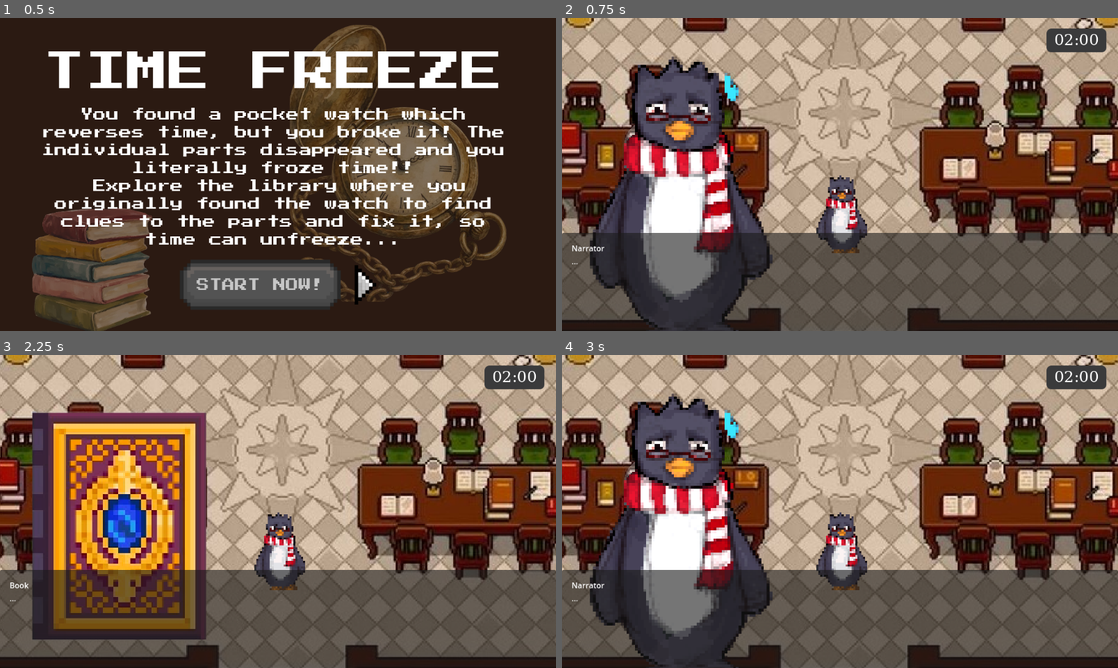
Above: before the commit, frames 1-4 (two rows, left to right).
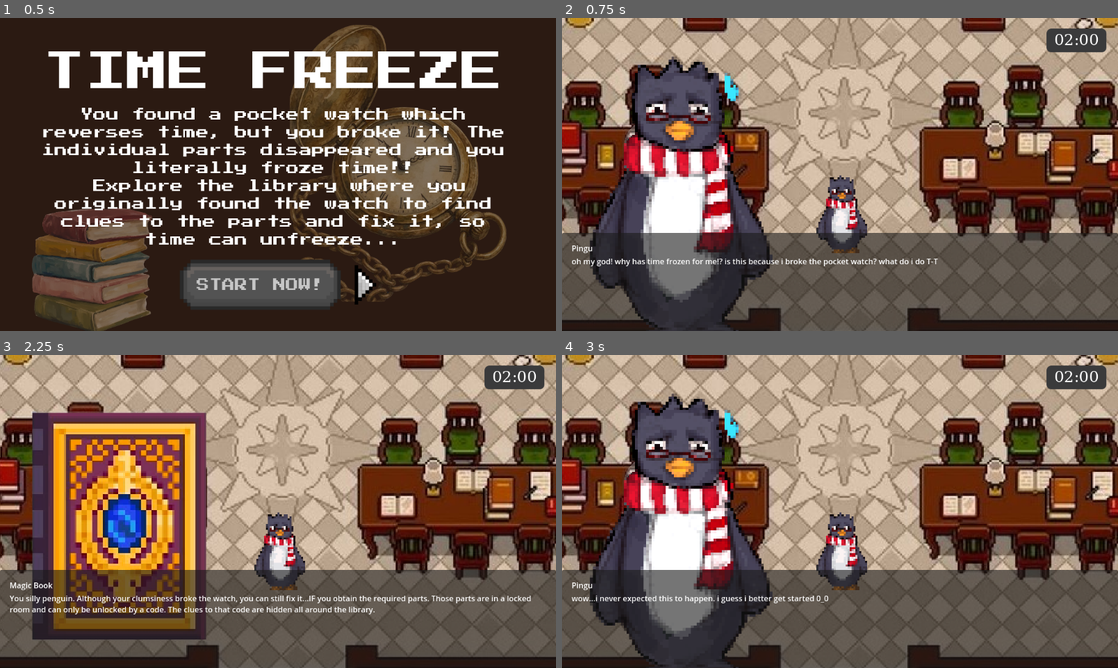
Above: after the commit, the same moments.

Repository: TanviMukka/freeze
Game: Godot game, scene res://start_screen.tscn
The game is run twice, just before and just after one commit, with the same random seed, the same clock (stepped at 60 frames per second) and the same inputs.
Inputs (mouse positions are in pixels of both pictures, inside the frame that each line leads up to):
- Up to frame 1 (0.5 s): no input
- Up to frame 2 (0.75 s): click (817, 287) at 0.5 s
- Up to frame 3 (2.25 s): click (83, 486) at 1.25 s; tap Enter at 2 s; hold Right (ui_right) from 2.03 s (still down); hold Space (advance_dialogue) from 2.03 s (still down)
- Up to frame 4 (3 s): release Right (ui_right) at 2.78 s; release Space (advance_dialogue) at 2.78 s; hold Down (ui_down) from 2.78 s (still down); tap Space (advance_dialogue) at 2.85 s

Frame 1 is identical in both runs. In frame 2, 0.6% of the frame differs, in the area x 1-68%, y 72-80%; in frame 3, 1.5%, in the area x 1-96%, y 72-83%; in frame 4, 0.5%.

Commit message:
commit_12

Diff:
--- a/intro_dialogue.gd
+++ b/intro_dialogue.gd
@@ -9,14 +9,14 @@
 
 # Map character names to their portrait images (replace with your actual file paths)
 var character_portraits = {
-	"Narrator": preload("res://pixel_art_large.png"),
-	"Book": preload("res://pixelBook.png")
+	"Pingu": preload("res://pixel_art_large.png"),
+	"Magic Book": preload("res://pixelBook.png")
 }
 
 var dialogue_lines = [
-	{"name": "Narrator", "text": "..."},
-	{"name": "Book", "text": "..."},
-	{"name": "Narrator", "text": "..."}
+	{"name": "Pingu", "text": "oh my god! why has time frozen for me!? is this because i broke the pocket watch? what do i do T-T"},
+	{"name": "Magic Book", "text": "You silly penguin. Although your clumsiness broke the watch, you can still fix it...IF you obtain the required parts. Those parts are in a locked room and can only be unlocked by a code. The clues to that code are hidden all around the library."},
+	{"name": "Pingu", "text": "wow...i never expected this to happen. i guess i better get started 0_0"}
 ]
 
 var current_index = 0
--- a/main.tscn
+++ b/main.tscn
@@ -35,6 +35,15 @@
 subpixel_positioning = 0
 msdf_pixel_range = 14
 msdf_size = 128
+cache/0/variation_coordinates = {}
+cache/0/face_index = 0
+cache/0/embolden = 0.0
+cache/0/transform = Transform2D(1, 0, 0, 1, 0, 0)
+cache/0/spacing_top = 0
+cache/0/spacing_bottom = 0
+cache/0/spacing_space = 0
+cache/0/spacing_glyph = 0
+cache/0/baseline_offset = 0.0
 cache/0/16/0/ascent = 0.0
 cache/0/16/0/descent = 0.0
 cache/0/16/0/underline_position = 0.0
@@ -145,19 +154,19 @@
 [sub_resource type="RectangleShape2D" id="RectangleShape2D_xg56f"]
 size = Vector2(45, 54)
 
-[node name="Node2D2" type="Node2D"]
+[node name="Node2D2" type="Node2D" unique_id=1277629698]
 position = Vector2(-336, -345)
 script = SubResource("GDScript_w48qg")
 
-[node name="Background2" type="Sprite2D" parent="."]
+[node name="Background2" type="Sprite2D" parent="." unique_id=460172590]
 position = Vector2(916, 735.00006)
 scale = Vector2(1, 1.3556231)
 texture = ExtResource("1_yaehf")
 
-[node name="Timer" type="CanvasLayer" parent="."]
+[node name="Timer" type="CanvasLayer" parent="." unique_id=559692212]
 script = ExtResource("1_5vw27")
 
-[node name="TimerPanel" type="PanelContainer" parent="Timer"]
+[node name="TimerPanel" type="PanelContainer" parent="Timer" unique_id=501268701]
 anchors_preset = 1
 anchor_left = 1.0
 anchor_right = 1.0
@@ -168,35 +177,35 @@
 grow_horizontal = 0
 theme_override_styles/panel = SubResource("StyleBoxFlat_5vw27")
 
-[node name="TimerLabel" type="Label" parent="Timer/TimerPanel"]
+[node name="TimerLabel" type="Label" parent="Timer/TimerPanel" unique_id=1184130250]
 layout_mode = 2
 theme_override_fonts/font = SubResource("FontFile_kek77")
 theme_override_font_sizes/font_size = 32
 
-[node name="Background" type="Sprite2D" parent="."]
+[node name="Background" type="Sprite2D" parent="." unique_id=1584643001]
 position = Vector2(931, 737)
 texture = ExtResource("1_272bh")
 
-[node name="Player" type="CharacterBody2D" parent="."]
+[node name="Player" type="CharacterBody2D" parent="." unique_id=1917261243]
 position = Vector2(897, 897.00006)
 scale = Vector2(0.7, 0.7)
 script = ExtResource("1_0xm2m")
 
-[node name="Camera2D" type="Camera2D" parent="Player"]
+[node name="Camera2D" type="Camera2D" parent="Player" unique_id=1425059351]
 position = Vector2(42, 13)
 zoom = Vector2(2.5, 2.5)
 
-[node name="Sprite2D" type="Sprite2D" parent="Player"]
+[node name="Sprite2D" type="Sprite2D" parent="Player" unique_id=1527252545]
 position = Vector2(44, 60)
 scale = Vector2(2.3, 2.3)
 texture = ExtResource("4_ycdy4")
 
-[node name="CollisionShape2D" type="CollisionShape2D" parent="Player"]
+[node name="CollisionShape2D" type="CollisionShape2D" parent="Player" unique_id=1835780881]
 visible = false
 position = Vector2(45, 61)
 shape = SubResource("RectangleShape2D_imckf")
 
-[node name="SafeButton" type="TextureButton" parent="."]
+[node name="SafeButton" type="TextureButton" parent="." unique_id=2083375682]
 offset_left = 755.0
 offset_top = 487.0
 offset_right = 986.0
@@ -204,7 +213,7 @@
 scale = Vector2(0.05, 0.05)
 texture_normal = ExtResource("5_ycdy4")
 
-[node name="RiddleBook" type="TextureButton" parent="."]
+[node name="RiddleBook" type="TextureButton" parent="." unique_id=2040713754]
 offset_left = 729.0
 offset_top = 849.0
 offset_right = 1469.0
@@ -212,7 +221,7 @@
 scale = Vector2(0.1, 0.1)
 texture_normal = ExtResource("7_272bh")
 
-[node name="DeskButton" type="TextureButton" parent="."]
+[node name="DeskButton" type="TextureButton" parent="." unique_id=1473608210]
 offset_left = 900.0
 offset_top = 645.0
 offset_right = 1640.0
@@ -220,7 +229,7 @@
 scale = Vector2(0.08, 0.08)
 texture_normal = ExtResource("7_272bh")
 
-[node name="FridgeButton" type="TextureButton" parent="."]
+[node name="FridgeButton" type="TextureButton" parent="." unique_id=444145618]
 visible = false
 offset_left = 1186.0
 offset_top = 766.0
@@ -229,7 +238,7 @@
 scale = Vector2(0.5, 0.5)
 texture_normal = ExtResource("6_7mycd")
 
-[node name="BucketButton" type="TextureButton" parent="."]
+[node name="BucketButton" type="TextureButton" parent="." unique_id=433939652]
 visible = false
 offset_left = 1132.0
 offset_top = 473.99997
@@ -238,167 +247,167 @@
 scale = Vector2(0.8, 0.8)
 texture_normal = ExtResource("7_5vw27")
 
-[node name="StaticBody2D" type="StaticBody2D" parent="."]
+[node name="StaticBody2D" type="StaticBody2D" parent="." unique_id=2023411837]
 visible = false
 position = Vector2(205, 778)
 
-[node name="CollisionShape2D" type="CollisionShape2D" parent="StaticBody2D"]
+[node name="CollisionShape2D" type="CollisionShape2D" parent="StaticBody2D" unique_id=546818760]
 position = Vector2(726, 251)
 shape = SubResource("RectangleShape2D_hmxci")
 
-[node name="CollisionShape2D2" type="CollisionShape2D" parent="StaticBody2D"]
+[node name="CollisionShape2D2" type="CollisionShape2D" parent="StaticBody2D" unique_id=902517628]
 position = Vector2(821, -286)
 shape = SubResource("RectangleShape2D_v1t7b")
 
-[node name="CollisionShape2D3" type="CollisionShape2D" parent="StaticBody2D"]
+[node name="CollisionShape2D3" type="CollisionShape2D" parent="StaticBody2D" unique_id=516862851]
 position = Vector2(430.5, -291)
 shape = SubResource("RectangleShape2D_4c57u")
 
-[node name="CollisionShape2D4" type="CollisionShape2D" parent="StaticBody2D"]
+[node name="CollisionShape2D4" type="CollisionShape2D" parent="StaticBody2D" unique_id=1195995446]
 position = Vector2(524.25, -306)
 shape = SubResource("RectangleShape2D_q1vgj")
 
-[node name="CollisionShape2D5" type="CollisionShape2D" parent="StaticBody2D"]
+[node name="CollisionShape2D5" type="CollisionShape2D" parent="StaticBody2D" unique_id=1760974806]
 position = Vector2(395.5, -88.5)
 shape = SubResource("RectangleShape2D_kt5io")
 
-[node name="CollisionShape2D6" type="CollisionShape2D" parent="StaticBody2D"]
+[node name="CollisionShape2D6" type="CollisionShape2D" parent="StaticBody2D" unique_id=692011912]
 position = Vector2(378, -213)
 shape = SubResource("RectangleShape2D_bohkw")
 
-[node name="CollisionShape2D7" type="CollisionShape2D" parent="StaticBody2D"]
+[node name="CollisionShape2D7" type="CollisionShape2D" parent="StaticBody2D" unique_id=2093179939]
 position = Vector2(393, 177.75)
 shape = SubResource("RectangleShape2D_np3j1")
 
-[node name="CollisionShape2D8" type="CollisionShape2D" parent="StaticBody2D"]
+[node name="CollisionShape2D8" type="CollisionShape2D" parent="StaticBody2D" unique_id=688105599]
 position = Vector2(377.75, 58.25)
 shape = SubResource("RectangleShape2D_bp2ka")
 
-[node name="CollisionShape2D9" type="CollisionShape2D" parent="StaticBody2D"]
+[node name="CollisionShape2D9" type="CollisionShape2D" parent="StaticBody2D" unique_id=1249548316]
 position = Vector2(432.25, 220)
 shape = SubResource("RectangleShape2D_qshme")
 
-[node name="CollisionShape2D10" type="CollisionShape2D" parent="StaticBody2D"]
+[node name="CollisionShape2D10" type="CollisionShape2D" parent="StaticBody2D" unique_id=9558714]
 position = Vector2(1035.8125, 220)
 shape = SubResource("RectangleShape2D_yknng")
 
-[node name="CollisionShape2D11" type="CollisionShape2D" parent="StaticBody2D"]
+[node name="CollisionShape2D11" type="CollisionShape2D" parent="StaticBody2D" unique_id=341972285]
 position = Vector2(1056.5, 153)
 shape = SubResource("RectangleShape2D_2ll1n")
 
-[node name="CollisionShape2D12" type="CollisionShape2D" parent="StaticBody2D"]
+[node name="CollisionShape2D12" type="CollisionShape2D" parent="StaticBody2D" unique_id=1228874151]
 position = Vector2(1070.75, -62)
 shape = SubResource("RectangleShape2D_3asai")
 
-[node name="CollisionShape2D13" type="CollisionShape2D" parent="StaticBody2D"]
+[node name="CollisionShape2D13" type="CollisionShape2D" parent="StaticBody2D" unique_id=171595267]
 position = Vector2(1049.5, -53.75)
 shape = SubResource("RectangleShape2D_0iuut")
 
-[node name="CollisionShape2D14" type="CollisionShape2D" parent="StaticBody2D"]
+[node name="CollisionShape2D14" type="CollisionShape2D" parent="StaticBody2D" unique_id=1743606498]
 position = Vector2(552.25, -81.25)
 shape = SubResource("RectangleShape2D_5c4dk")
 
-[node name="CollisionShape2D15" type="CollisionShape2D" parent="StaticBody2D"]
+[node name="CollisionShape2D15" type="CollisionShape2D" parent="StaticBody2D" unique_id=1818312185]
 position = Vector2(497.90625, -32.625)
 shape = SubResource("RectangleShape2D_d02fq")
 
-[node name="CollisionShape2D16" type="CollisionShape2D" parent="StaticBody2D"]
+[node name="CollisionShape2D16" type="CollisionShape2D" parent="StaticBody2D" unique_id=367403440]
 position = Vector2(548.5, -134.75)
 shape = SubResource("RectangleShape2D_en3dd")
 
-[node name="CollisionShape2D17" type="CollisionShape2D" parent="StaticBody2D"]
+[node name="CollisionShape2D17" type="CollisionShape2D" parent="StaticBody2D" unique_id=809580496]
 position = Vector2(609, -36)
 shape = SubResource("RectangleShape2D_3xecy")
 
-[node name="CollisionShape2D18" type="CollisionShape2D" parent="StaticBody2D"]
+[node name="CollisionShape2D18" type="CollisionShape2D" parent="StaticBody2D" unique_id=805405694]
 position = Vector2(897.25, -82)
 shape = SubResource("RectangleShape2D_47f7k")
 
-[node name="CollisionShape2D19" type="CollisionShape2D" parent="StaticBody2D"]
+[node name="CollisionShape2D19" type="CollisionShape2D" parent="StaticBody2D" unique_id=1374176533]
 position = Vector2(841.5, -38)
 shape = SubResource("RectangleShape2D_e1jri")
 
-[node name="CollisionShape2D20" type="CollisionShape2D" parent="StaticBody2D"]
+[node name="CollisionShape2D20" type="CollisionShape2D" parent="StaticBody2D" unique_id=2052705014]
 position = Vector2(950, -36.25)
 shape = SubResource("RectangleShape2D_n68bw")
 
-[node name="CollisionShape2D21" type="CollisionShape2D" parent="StaticBody2D"]
+[node name="CollisionShape2D21" type="CollisionShape2D" parent="StaticBody2D" unique_id=1083213198]
 position = Vector2(902, -135.5)
 shape = SubResource("RectangleShape2D_0q5yt")
 
-[node name="CollisionShape2D22" type="CollisionShape2D" parent="StaticBody2D"]
+[node name="CollisionShape2D22" type="CollisionShape2D" parent="StaticBody2D" unique_id=1747134403]
 position = Vector2(726, -135)
 shape = SubResource("RectangleShape2D_2ybw7")
 
-[node name="CollisionShape2D23" type="CollisionShape2D" parent="StaticBody2D"]
+[node name="CollisionShape2D23" type="CollisionShape2D" parent="StaticBody2D" unique_id=1624412024]
 position = Vector2(724.5, -84.5)
 shape = SubResource("RectangleShape2D_kaimk")
 
-[node name="CollisionShape2D24" type="CollisionShape2D" parent="StaticBody2D"]
+[node name="CollisionShape2D24" type="CollisionShape2D" parent="StaticBody2D" unique_id=607243775]
 position = Vector2(570, 114.5)
 shape = SubResource("RectangleShape2D_4t0fq")
 
-[node name="CollisionShape2D25" type="CollisionShape2D" parent="StaticBody2D"]
+[node name="CollisionShape2D25" type="CollisionShape2D" parent="StaticBody2D" unique_id=987811660]
 position = Vector2(508.625, 73)
 shape = SubResource("RectangleShape2D_iqd64")
 
-[node name="CollisionShape2D26" type="CollisionShape2D" parent="StaticBody2D"]
+[node name="CollisionShape2D26" type="CollisionShape2D" parent="StaticBody2D" unique_id=1937873107]
 position = Vector2(563, 65.1875)
 shape = SubResource("RectangleShape2D_fn07s")
 
-[node name="CollisionShape2D27" type="CollisionShape2D" parent="StaticBody2D"]
+[node name="CollisionShape2D27" type="CollisionShape2D" parent="StaticBody2D" unique_id=916553101]
 position = Vector2(620, 70.5)
 shape = SubResource("RectangleShape2D_xjguw")
 
-[node name="CollisionShape2D28" type="CollisionShape2D" parent="StaticBody2D"]
+[node name="CollisionShape2D28" type="CollisionShape2D" parent="StaticBody2D" unique_id=409057217]
 position = Vector2(519, 153.5)
 shape = SubResource("RectangleShape2D_xxohg")
 
-[node name="CollisionShape2D29" type="CollisionShape2D" parent="StaticBody2D"]
+[node name="CollisionShape2D29" type="CollisionShape2D" parent="StaticBody2D" unique_id=2003071038]
 position = Vector2(568, 153.5)
 shape = SubResource("RectangleShape2D_rp2pi")
 
-[node name="CollisionShape2D30" type="CollisionShape2D" parent="StaticBody2D"]
+[node name="CollisionShape2D30" type="CollisionShape2D" parent="StaticBody2D" unique_id=694915411]
 position = Vector2(621, 152.25)
 shape = SubResource("RectangleShape2D_fbw3r")
 
-[node name="CollisionShape2D31" type="CollisionShape2D" parent="StaticBody2D"]
+[node name="CollisionShape2D31" type="CollisionShape2D" parent="StaticBody2D" unique_id=1132269261]
 position = Vector2(625, -130.25)
 shape = SubResource("RectangleShape2D_p25vw")
 
-[node name="CollisionShape2D32" type="CollisionShape2D" parent="StaticBody2D"]
+[node name="CollisionShape2D32" type="CollisionShape2D" parent="StaticBody2D" unique_id=899251473]
 position = Vector2(827.5, -131)
 shape = SubResource("RectangleShape2D_xg56f")
 
-[node name="CollisionShape2D33" type="CollisionShape2D" parent="StaticBody2D"]
+[node name="CollisionShape2D33" type="CollisionShape2D" parent="StaticBody2D" unique_id=1827172570]
 position = Vector2(881, 114)
 shape = SubResource("RectangleShape2D_4t0fq")
 
-[node name="CollisionShape2D34" type="CollisionShape2D" parent="StaticBody2D"]
+[node name="CollisionShape2D34" type="CollisionShape2D" parent="StaticBody2D" unique_id=1864299818]
 position = Vector2(822, 74)
 shape = SubResource("RectangleShape2D_iqd64")
 
-[node name="CollisionShape2D35" type="CollisionShape2D" parent="StaticBody2D"]
+[node name="CollisionShape2D35" type="CollisionShape2D" parent="StaticBody2D" unique_id=934334427]
 position = Vector2(875, 65)
 shape = SubResource("RectangleShape2D_fn07s")
 
-[node name="CollisionShape2D36" type="CollisionShape2D" parent="StaticBody2D"]
+[node name="CollisionShape2D36" type="CollisionShape2D" parent="StaticBody2D" unique_id=741178180]
 position = Vector2(933, 72)
 shape = SubResource("RectangleShape2D_xjguw")
 
-[node name="CollisionShape2D37" type="CollisionShape2D" parent="StaticBody2D"]
+[node name="CollisionShape2D37" type="CollisionShape2D" parent="StaticBody2D" unique_id=1770573978]
 position = Vector2(832, 152)
 shape = SubResource("RectangleShape2D_rp2pi")
 
-[node name="CollisionShape2D38" type="CollisionShape2D" parent="StaticBody2D"]
+[node name="CollisionShape2D38" type="CollisionShape2D" parent="StaticBody2D" unique_id=1325707747]
 position = Vector2(883, 154)
 shape = SubResource("RectangleShape2D_xxohg")
 
-[node name="CollisionShape2D39" type="CollisionShape2D" parent="StaticBody2D"]
+[node name="CollisionShape2D39" type="CollisionShape2D" parent="StaticBody2D" unique_id=1537493110]
 position = Vector2(934, 153)
 shape = SubResource("RectangleShape2D_fbw3r")
 
-[node name="Book1" type="Button" parent="."]
+[node name="Book1" type="Button" parent="." unique_id=1467274254]
 self_modulate = Color(0.95686275, 0.95686275, 0.95686275, 0)
 offset_left = 774.0
 offset_top = 733.0
@@ -406,7 +415,7 @@
 offset_bottom = 750.0
 script = ExtResource("9_4c57u")
 
-[node name="Book2" type="Button" parent="."]
+[node name="Book2" type="Button" parent="." unique_id=1916945132]
 self_modulate = Color(1, 1, 1, 0)
 offset_left = 637.0
 offset_top = 974.0
@@ -414,7 +423,7 @@
 offset_bottom = 1000.0
 script = ExtResource("10_efxa6")
 
-[node name="Book3" type="Button" parent="."]
+[node name="Book3" type="Button" parent="." unique_id=1623751848]
 self_modulate = Color(1, 1, 1, 0)
 offset_left = 1247.0
 offset_top = 885.0
@@ -422,7 +431,7 @@
 offset_bottom = 903.0
 script = ExtResource("11_dg77c")
 
-[node name="Book4" type="Button" parent="."]
+[node name="Book4" type="Button" parent="." unique_id=1699888040]
 self_modulate = Color(1, 1, 1, 0)
 offset_left = 1115.0
 offset_top = 501.0
@@ -430,25 +439,25 @@
 offset_bottom = 518.0
 script = ExtResource("12_ycdy4")
 
-[node name="Book1Number" type="Sprite2D" parent="."]
+[node name="Book1Number" type="Sprite2D" parent="." unique_id=1442034515]
 visible = false
 position = Vector2(778, 712)
 scale = Vector2(0.05, 0.05)
 texture = ExtResource("13_w48qg")
 
-[node name="Book2Number" type="Sprite2D" parent="."]
+[node name="Book2Number" type="Sprite2D" parent="." unique_id=1792513933]
 visible = false
 position = Vector2(600, 950)
 scale = Vector2(0.05, 0.05)
 texture = ExtResource("14_2cqfq")
 
-[node name="Book3Number" type="Sprite2D" parent="."]
+[node name="Book3Number" type="Sprite2D" parent="." unique_id=1484454321]
 visible = false
 position = Vector2(1259, 952)
 scale = Vector2(0.05, 0.05)
 texture = ExtResource("15_yaehf")
 
-[node name="Book4Number" type="Sprite2D" parent="."]
+[node name="Book4Number" type="Sprite2D" parent="." unique_id=296539965]
 visible = false
 position = Vector2(1124, 477)
 scale = Vector2(0.05, 0.05)
Not shown: 2 places in main.tscn that only renumber resources
